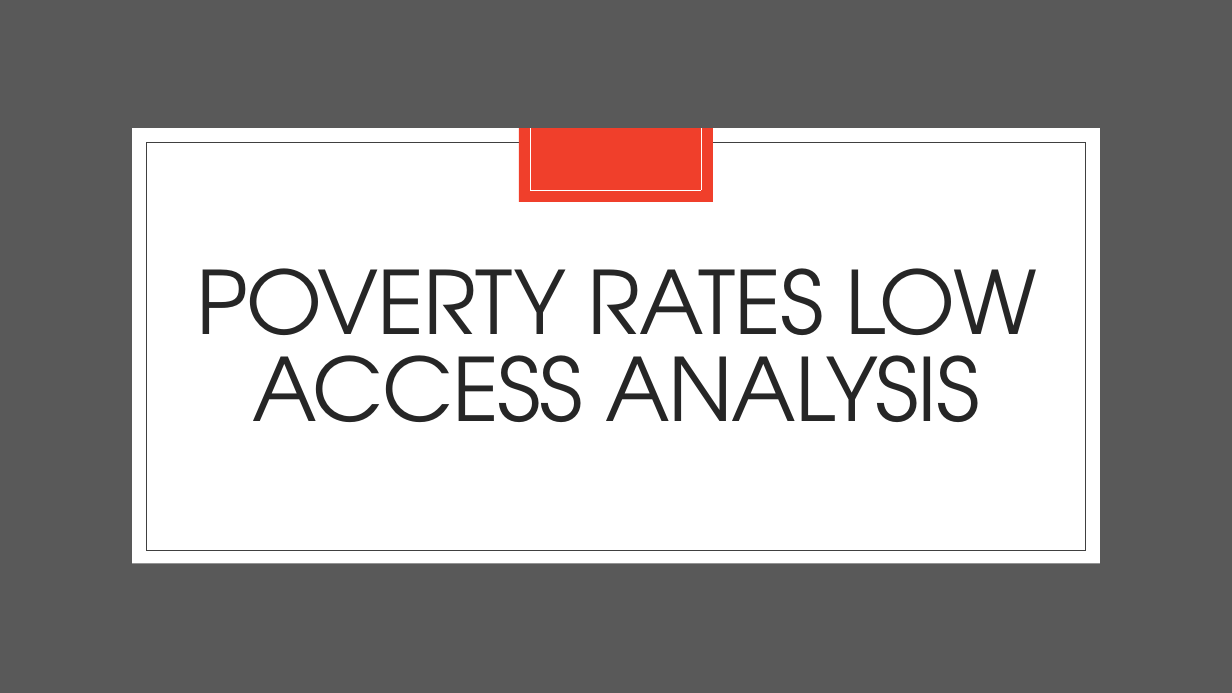
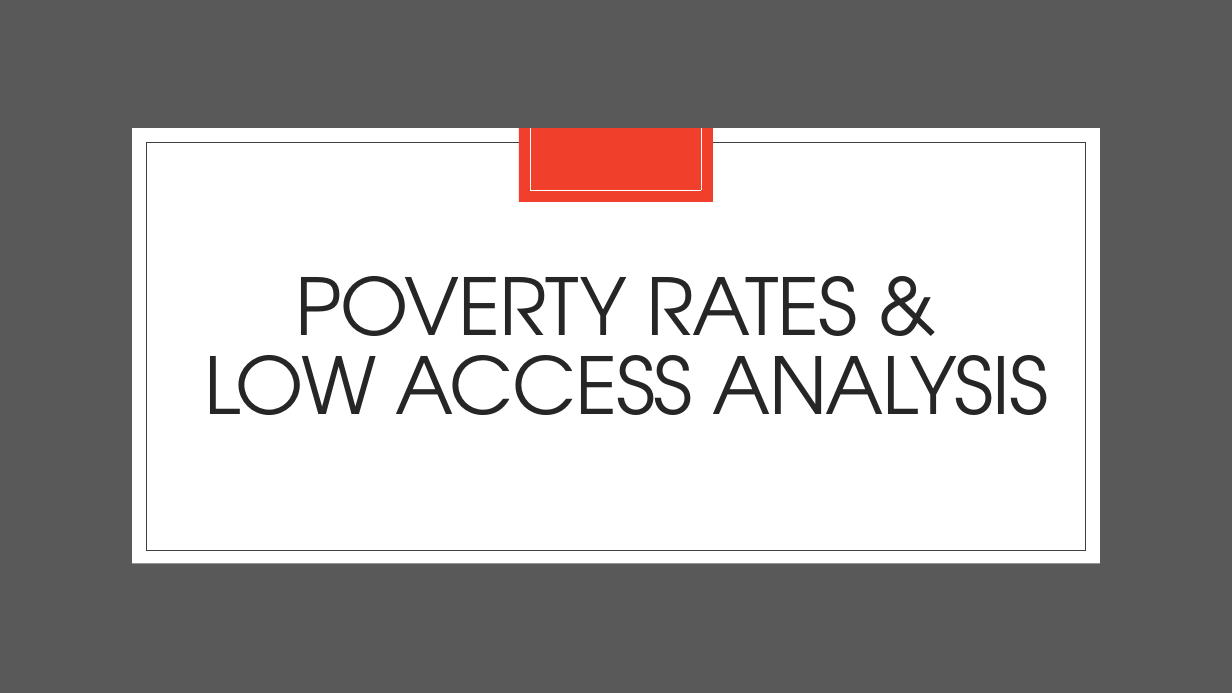
Before and after one commit to marybellavia/project-one, a slide deck: slide 8 of Urban Food Deserts.pptx (slide 14 before the commit). Drawn at 1232x693 pixels with LibreOffice and Linux fonts; fonts in the diff are those of the drawing. Boxes give left, top, right and bottom in pixels: in the first picture for what was removed or moved away, otherwise in the second. Text is boxed around its words. In the diff, an @@ line names an element or a change of style, - is before the commit and + after.

```diff
--- a/Urban Food Deserts.pptx
+++ b/Urban Food Deserts.pptx
@@ title at (204,276,1048,415): text changed; size 68 to 61.2 pt @@
-POVERTY RATES LOW ACCESS ANALYSIS
+POVERTY RATES &
+LOW ACCESS ANALYSIS
```
Also in this commit, not shown: 9 other slides changed, 5 slides added, 7 slides removed, 6 other files.
